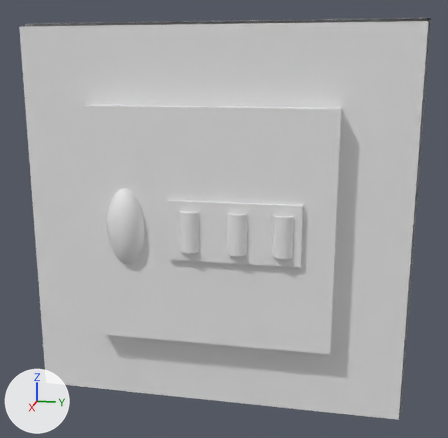
Before and after pictures for a commit that changed the FBX model Assets/3DObjects/Box.fbx.
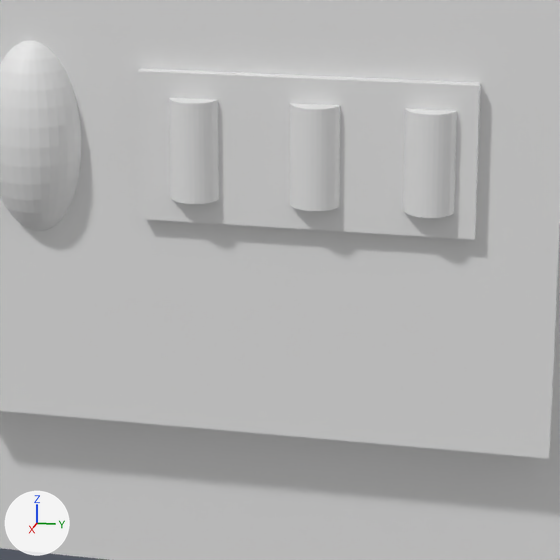
Each version appears first whole from a camera (50 mm lens) standing at (4.085, 0.66, 0.786) and looking at (0.21, -0.115, -0.182), and next in a close-up on the part from 25% to 75% of the width and 39% to 90% of the height. Lighting does not change. The marker at lower left points along +X, +Y and +Z. The last two pictures show the newer version. Where no turn or scale is listed for an object, it has been applied to the vertices.
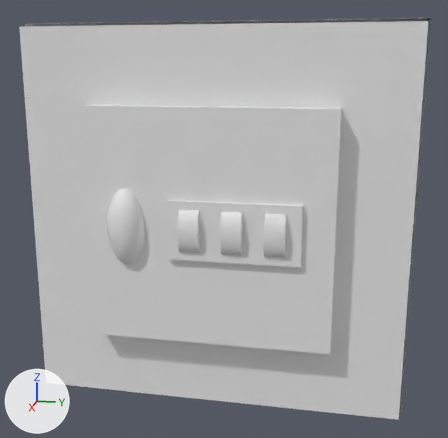
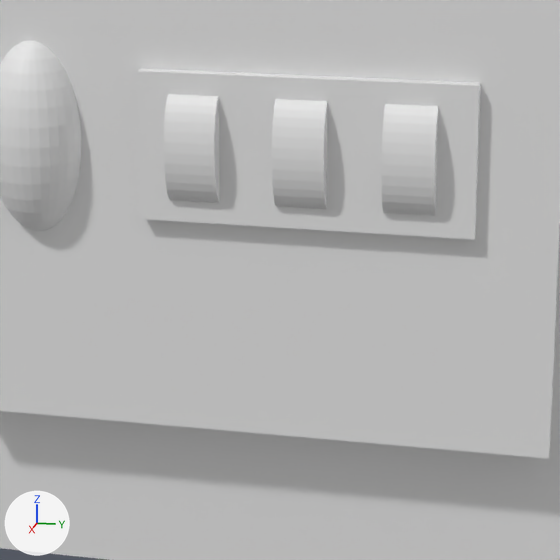
What differs and where, as boxes [x1, y1, x2, y2] in the close-ups (560 x 560 px):
'Cylinder.002', moved, turned, rescaled
    before: [403, 109, 457, 218]
    after: [381, 104, 438, 216]
'Cylinder.001', moved, turned, rescaled
    before: [290, 103, 340, 211]
    after: [272, 99, 327, 209]
'Cylinder', turned, rescaled
    before: [169, 98, 219, 204]
    after: [164, 94, 220, 203]

The edits, one by one:
In object 'Cylinder.001' (ob_cylinder_001), parent is no longer ob_cube.
Object 'Cylinder.001' (ob_cylinder_001) moves from (2.143, 0.157, 0.0) to (1.214, 0.127, 0.0).
Object 'Cylinder.001' (ob_cylinder_001) turns from (0, 0, 0) to (90, 0, 0) degrees about x, y and z.
Object 'Cylinder.001' (ob_cylinder_001) is rescaled from (0.5, 0.051, 0.102) to (0.05, 0.11, 0.05).
Object 'Cylinder' (ob_cylinder) turns from (0, 0, 0) to (90, 0, 0) degrees about x, y and z.
Object 'Cylinder' (ob_cylinder) is rescaled from (0.5, 0.051, 0.102) to (0.5, 0.112, 0.051).
In object 'Cylinder.002' (ob_cylinder_002), parent is no longer ob_cube.
Object 'Cylinder.002' (ob_cylinder_002) moves from (2.143, 0.382, 0.0) to (1.214, 0.338, 0.0).
Object 'Cylinder.002' (ob_cylinder_002) turns from (0, 0, 0) to (90, 0, 0) degrees about x, y and z.
Object 'Cylinder.002' (ob_cylinder_002) is rescaled from (0.5, 0.051, 0.102) to (0.05, 0.11, 0.05).
